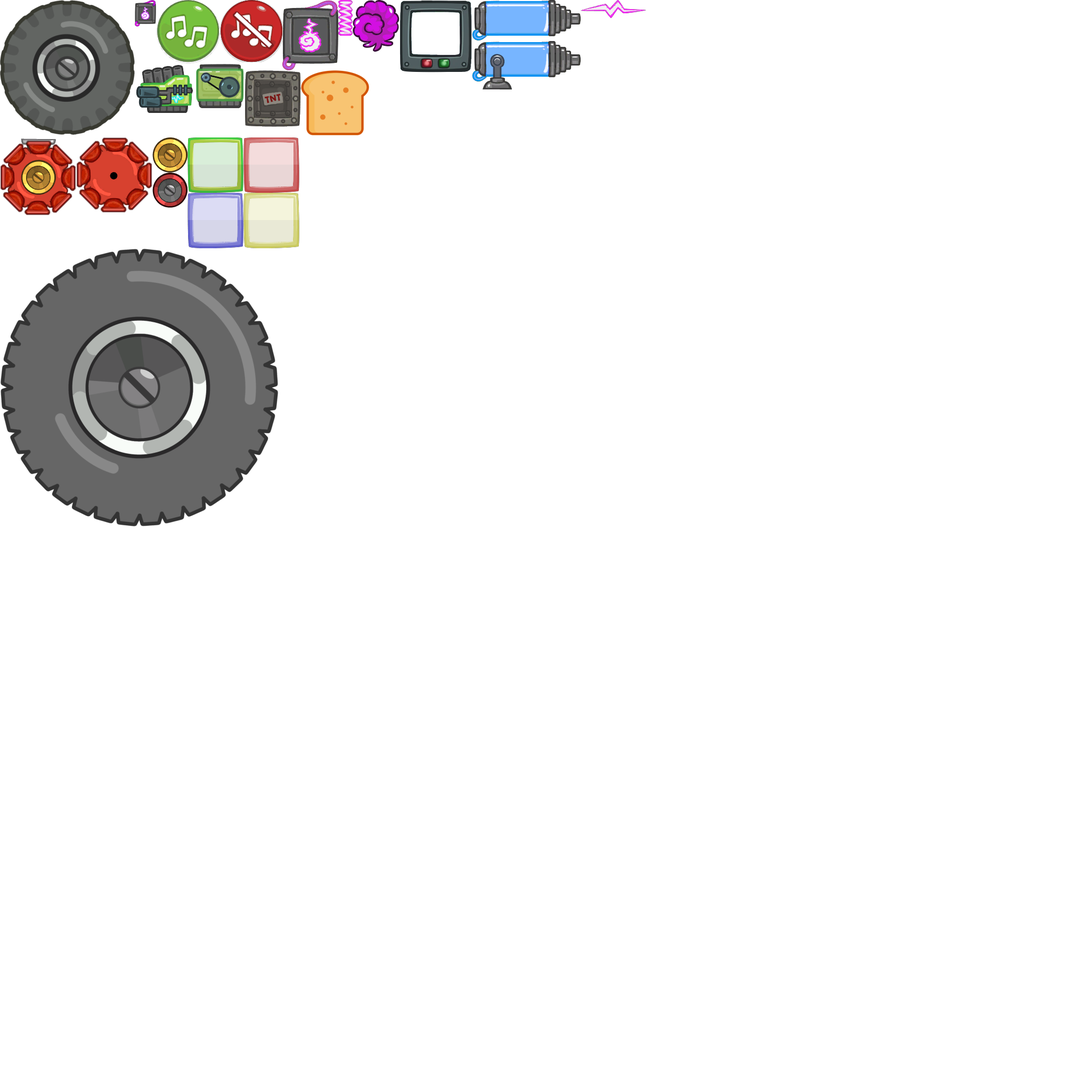
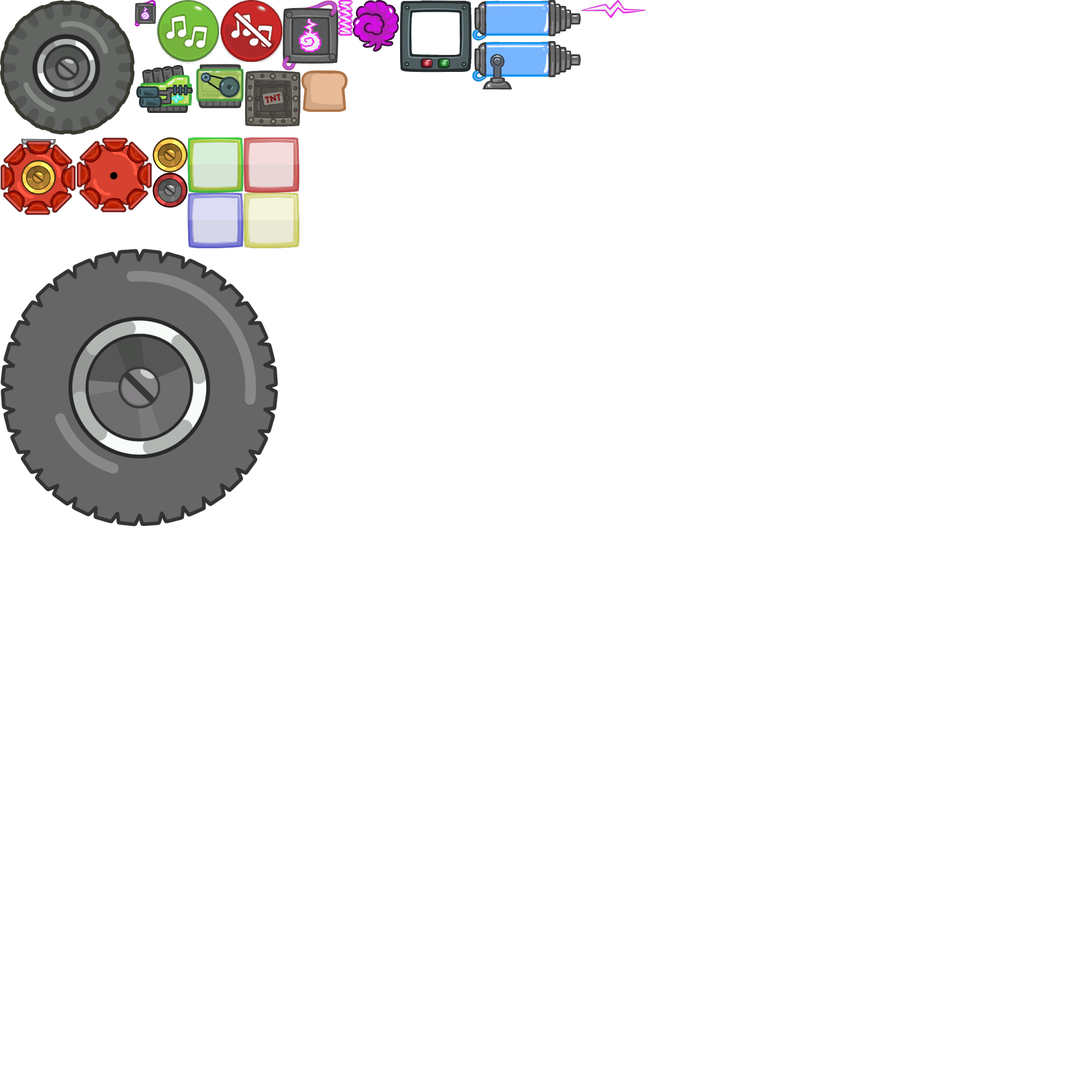
Comparing the layer stacks of the two (1091, 1091) images. Changes:
painted on "Bread" over box(301, 70, 370, 136)
